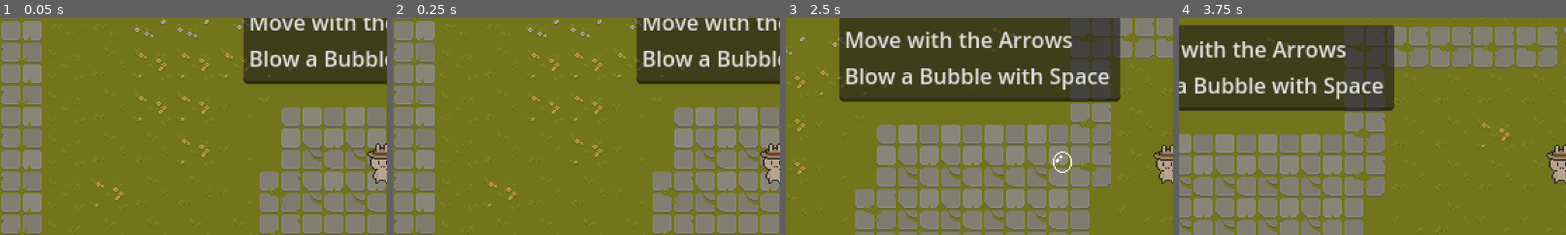
Above: before the commit, frames 1-4 (left to right).
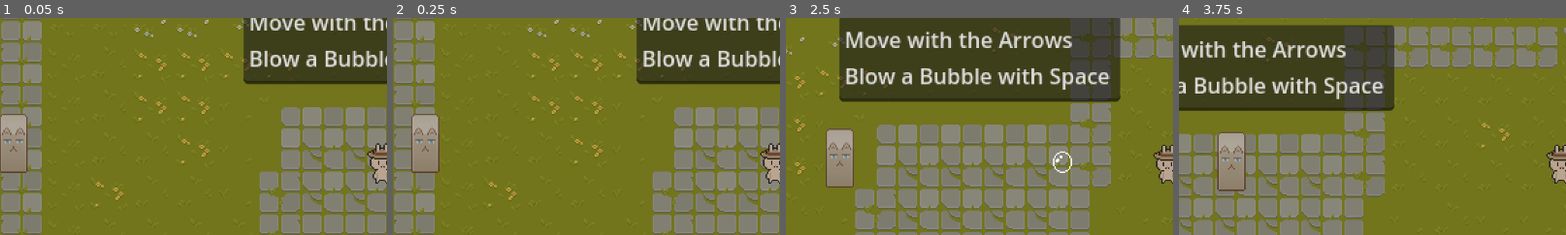
Above: after the commit, the same moments.

Repository: AlexPinekone/bubbleamdh
Game: Godot game, scene res://Levels/level_0.tscn
The game is run twice, just before and just after one commit, with the same random seed, the same clock (stepped at 60 frames per second) and the same inputs.
Inputs:
- Up to frame 1 (0.05 s): no input
- Up to frame 2 (0.25 s): no input
- Up to frame 3 (2.5 s): hold Right (ui_right) 0.53-2.03 s; tap Space (blow) at 0.6, 1.35, 2.1 s; tap Up (ui_up) at 0.77, 1.52 s; hold Left (ui_left) from 2.03 s (still down)
- Up to frame 4 (3.75 s): release Left (ui_left) at 2.78 s; hold Right (ui_right) from 2.78 s (still down); tap Space (blow) at 2.85, 3.6 s; tap Up (ui_up) at 3.02 s
The pictures show only the part of the screen within x 0-50%, y 15-65%; the shares and areas given below are measured in that part.

The runs differ from the first frame. In frame 1, 1.3% of the frame differs, in the area x 0-8%, y 44-72%; in frame 2, 1.5%; in frame 3, 2.0%, in the area x 10-18%, y 50-79%; in frame 4, 1.4%.

Commit message:
Enemigos
Everybody wants to be my enemy. Oh the misery!

Diff:
--- a/Levels/level_0.tscn
+++ b/Levels/level_0.tscn
@@ -1,7 +1,8 @@
-[gd_scene load_steps=5 format=3 uid="uid://dtvg6twwdqd6f"]
+[gd_scene load_steps=6 format=3 uid="uid://dtvg6twwdqd6f"]
 
 [ext_resource type="Texture2D" uid="uid://csf5k0s5qn6ci" path="res://Recursos/SpritesEscenario/TX Tileset Grass.png" id="1_a24h2"]
-[ext_resource type="PackedScene" uid="uid://bq7yqitgp7i10" path="res://Nodos/Jugador/player.tscn" id="2_yc58d"]
+[ext_resource type="PackedScene" uid="uid://b8u2xifpvyg75" path="res://Nodos/Jugador/player.tscn" id="2_yc58d"]
+[ext_resource type="PackedScene" uid="uid://by7kc25k3qxxj" path="res://Nodos/Personajes/enemy.tscn" id="3_ieuks"]
 
 [sub_resource type="TileSetAtlasSource" id="TileSetAtlasSource_sworm"]
 texture = ExtResource("1_a24h2")
@@ -96,3 +97,6 @@
 [node name="Camera2D" type="Camera2D" parent="Player"]
 position = Vector2(4, 7)
 zoom = Vector2(2, 2)
+
+[node name="Enemy" parent="." instance=ExtResource("3_ieuks")]
+position = Vector2(-281, -10)
--- a/Nodos/Jugador/player.gd
+++ b/Nodos/Jugador/player.gd
@@ -15,7 +15,6 @@
 	velocity = input_direction * SPEED
 
 	if Input.is_action_just_pressed("blow"):
-		print("A")
 		blow()
 	move_and_slide()
 
--- a/Nodos/Jugador/player.tscn
+++ b/Nodos/Jugador/player.tscn
@@ -235,6 +235,8 @@
 radius = 8.06226
 
 [node name="Player" type="CharacterBody2D"]
+collision_layer = 3
+collision_mask = 3
 motion_mode = 1
 script = ExtResource("1_hg857")
 
--- /dev/null
+++ b/Nodos/Personajes/collision_shape_2d.gd
@@ -0,0 +1 @@
+extends CollisionShape2D
--- /dev/null
+++ b/Nodos/Personajes/enemy.gd
@@ -0,0 +1,20 @@
+extends CharacterBody2D
+
+var SPEED = 70
+var player_chase = false
+var player: CharacterBody2D = null
+
+
+func _physics_process(delta: float) -> void:
+	if player_chase == true:
+		position += (player.position - position).normalized() * SPEED * delta
+		move_and_collide(Vector2(0,0))
+
+func _on_detection_area_body_entered(body: Node2D) -> void:
+	player = body
+	player_chase = true
+
+
+func _on_detection_area_body_exited(body: Node2D) -> void:
+	player = null
+	player_chase = false
--- /dev/null
+++ b/Nodos/Personajes/enemy.tscn
@@ -0,0 +1,66 @@
+[gd_scene load_steps=8 format=3 uid="uid://by7kc25k3qxxj"]
+
+[ext_resource type="Script" path="res://Nodos/Personajes/enemy.gd" id="1_6ftgj"]
+[ext_resource type="Texture2D" uid="uid://dlyllmsak2s1j" path="res://Recursos/SpritesEscenario/TX Player.png" id="1_rn33v"]
+
+[sub_resource type="AtlasTexture" id="AtlasTexture_na6kb"]
+atlas = ExtResource("1_rn33v")
+region = Rect2(32, 0, 32, 64)
+
+[sub_resource type="AtlasTexture" id="AtlasTexture_n8iq2"]
+atlas = ExtResource("1_rn33v")
+region = Rect2(0, 0, 32, 64)
+
+[sub_resource type="SpriteFrames" id="SpriteFrames_j7eyw"]
+animations = [{
+"frames": [{
+"duration": 1.0,
+"texture": SubResource("AtlasTexture_na6kb")
+}],
+"loop": true,
+"name": &"walkBack",
+"speed": 5.0
+}, {
+"frames": [{
+"duration": 1.0,
+"texture": SubResource("AtlasTexture_n8iq2")
+}],
+"loop": true,
+"name": &"walkDown",
+"speed": 5.0
+}, {
+"frames": [],
+"loop": true,
+"name": &"walkSide",
+"speed": 5.0
+}]
+
+[sub_resource type="CircleShape2D" id="CircleShape2D_b8xmp"]
+radius = 583.001
+
+[sub_resource type="RectangleShape2D" id="RectangleShape2D_06ays"]
+size = Vector2(19, 42)
+
+[node name="Enemy" type="CharacterBody2D"]
+script = ExtResource("1_6ftgj")
+
+[node name="AnimatedSprite2D" type="AnimatedSprite2D" parent="."]
+sprite_frames = SubResource("SpriteFrames_j7eyw")
+animation = &"walkDown"
+offset = Vector2(0, -15)
+
+[node name="detection_Area" type="Area2D" parent="."]
+collision_layer = 2
+collision_mask = 2
+
+[node name="CollisionShape2D" type="CollisionShape2D" parent="detection_Area"]
+shape = SubResource("CircleShape2D_b8xmp")
+
+[node name="CollisionShape2D" type="CollisionShape2D" parent="."]
+position = Vector2(0.5, -11)
+shape = SubResource("RectangleShape2D_06ays")
+
+[connection signal="body_entered" from="detection_Area" to="." method="_on_detection_area_body_entered"]
+[connection signal="body_entered" from="detection_Area" to="CollisionShape2D" method="_on_detection_area_body_entered"]
+[connection signal="body_exited" from="detection_Area" to="." method="_on_detection_area_body_exited"]
+[connection signal="body_exited" from="detection_Area" to="CollisionShape2D" method="_on_detection_area_body_exited"]
--- a/Nodos/bubble.tscn
+++ b/Nodos/bubble.tscn
@@ -21,10 +21,10 @@
 
 
 
-func _on_body_entered(body: Node2D) -> void:
-	get_parent().call(\"check_win\")
-	body.queue_free()
-	queue_free()
+#func _on_body_entered(body: Node2D) -> void:
+#	get_parent().call(\"check_win\")
+#	body.queue_free()
+#	queue_free()
 
 
 func _on_timer_timeout() -> void:
Not shown: 1 places in Nodos/Jugador/player.tscn that only renumber resources
